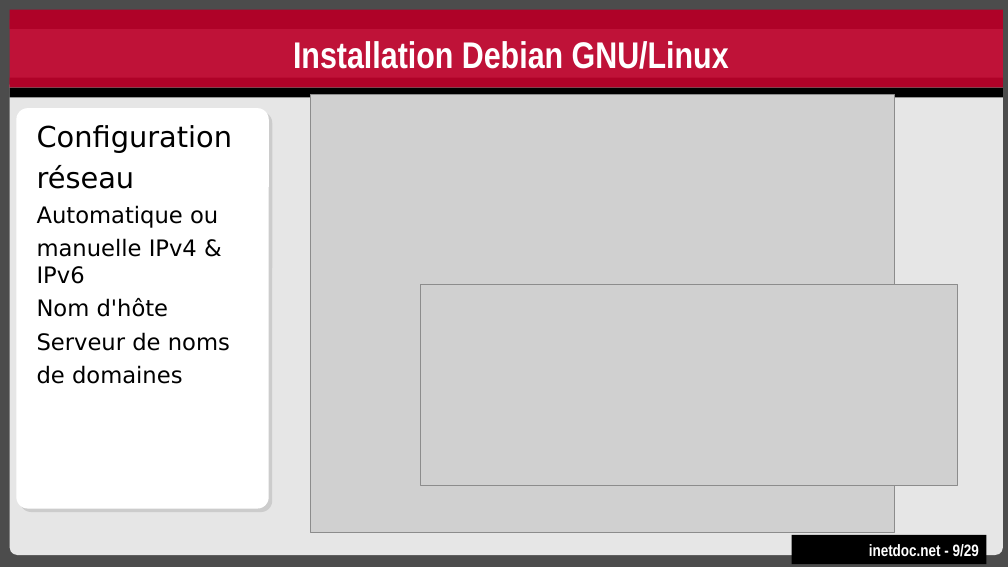
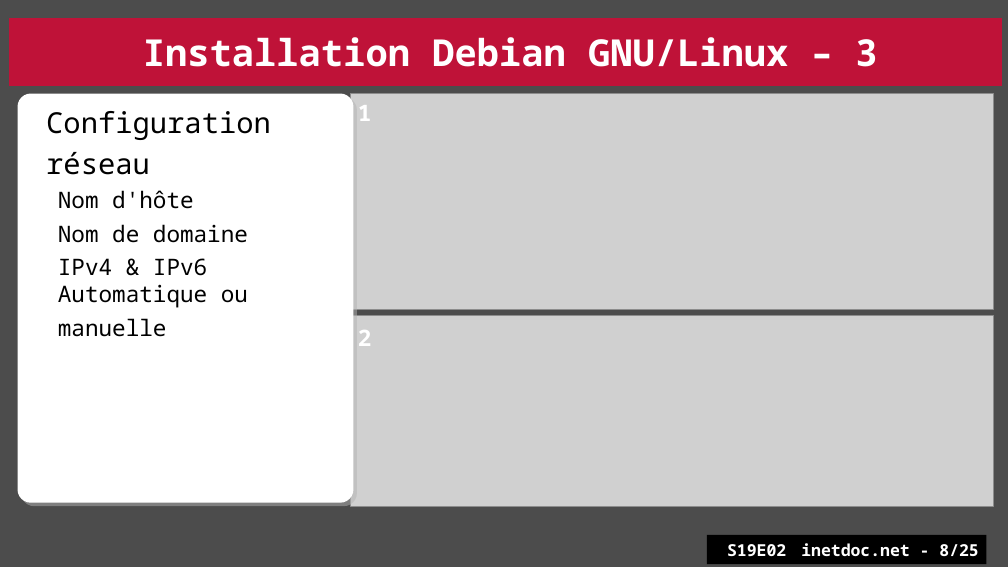
Before and after one commit to platu/inetdoc, a slide deck: slide 8 of presentations/sysadm-base-2/sysadm-base-2.odp (slide 9 before the commit). Drawn at 1008x567 pixels with LibreOffice and Linux fonts; fonts in the diff are those of the drawing; grey boxes stand for pictures. Boxes give left, top, right and bottom in pixels: in the first picture for what was removed or moved away, otherwise in the second. Text is boxed around its words. In the diff, an @@ line names an element or a change of style, - is before the commit and + after.

```diff
--- a/presentations/sysadm-base-2/sysadm-base-2.odp
+++ b/presentations/sysadm-base-2/sysadm-base-2.odp
@@ rectangle removed at (10, 10, 1004, 29) @@
@@ text in rectangle at (143, 37, 877, 67): text changed; font Arial Narrow to Noto Sans Mono @@
-Installation Debian GNU/Linux
+Installation Debian GNU/Linux – 3
@@ rounded rectangle removed at (10, 78, 1004, 555) @@
@@ rectangle removed at (10, 78, 1004, 88) @@
@@ rectangle removed at (10, 88, 1004, 97) @@
@@ freeform shape "Configuration": place and size @@
-freeform shape "Configuration" at (16, 108, 269, 508)
+freeform shape "Configuration" at (18, 94, 354, 503)
@@ text in freeform shape at (46, 111, 275, 209): font DejaVu Sans to Noto Sans Mono in "Configuration", "réseau", "Nom d'hôte"; indent changed @@
@@ picture: place and size @@
-picture at (310, 95, 894, 532)
+picture at (350, 94, 993, 310)
@@ text added at (358, 105, 372, 121), 22 pt, text #FFFFFF, bold @@
+1
@@ text in freeform shape at (37, 207, 218, 284): paragraphs removed @@
-■ Automatique ou
-■ manuelle IPv4 & IPv6
@@ text in freeform shape at (58, 224, 251, 337): text changed; font DejaVu Sans to Noto Sans Mono @@
-■ Serveur de noms
-■ de domaines
+■ Nom de domaine
+■ IPv4 & IPv6 Automatique ou
+■ manuelle
@@ picture: place and size @@
-picture at (421, 285, 958, 485)
+picture at (350, 315, 993, 506)
@@ text added at (358, 330, 372, 346), 22 pt, text #FFFFFF, bold @@
+2
@@ rectangle: place and size @@
-rectangle at (792, 534, 986, 563)
+rectangle at (707, 534, 986, 563)
@@ text in rectangle at (727, 543, 978, 556): text changed; font Arial Narrow to Noto Sans Mono @@
-inetdoc.net - 9/29
+S19E02 inetdoc.net - 8/25
```
Also in this commit, not shown: 9 other slides changed, 15 slides added, 19 slides removed.
